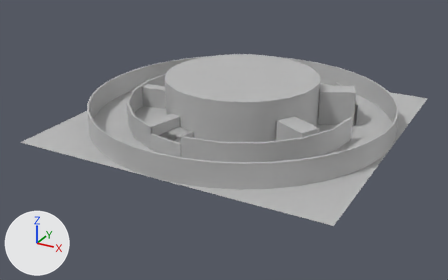
What one commit did to the FBX model Design/Hank/3rdfloor.fbx.
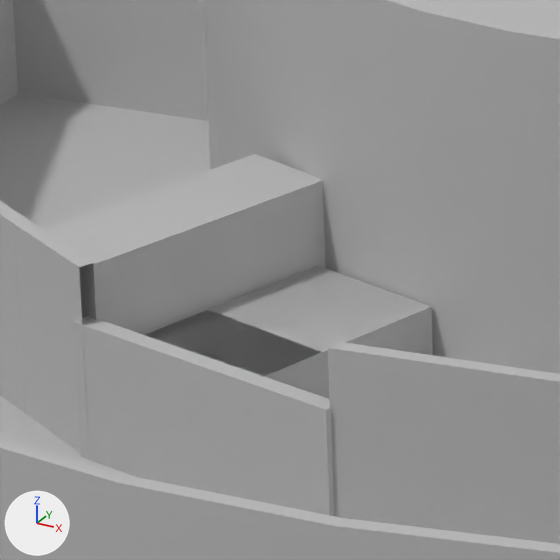
Each version is shown whole from a 50 mm lens placed at (0.702, -1.375, 0.614), pointed at (-0.021, -0.059, -0.044), then close up on the part from 31% to 47% of the width and 34% to 58% of the height. Arrows for +X, +Y and +Z are at lower left; the lights stay in place. Where no turn or scale is listed for an object, it has been applied to the vertices.

The first close-up shows 'pCube14', 'pCube15', 'pCylinder1', 'pPipe1', 'pPipe2', 'pPlane1', 'pasted__pCube12', 'pasted__pCube15', 'pasted__pasted__pCube12'.
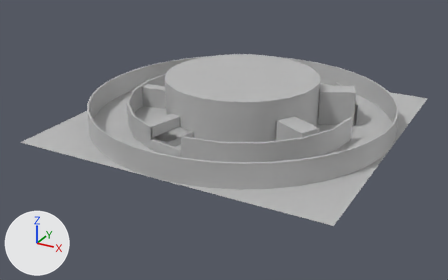
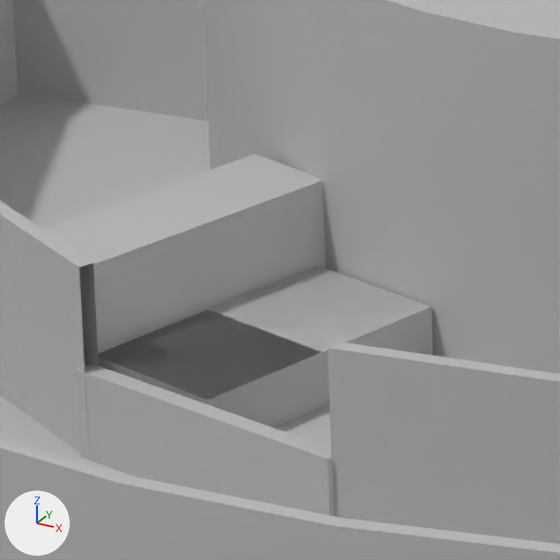
Changed parts and their boxes (x1, y1, x2, y2) in the close-ups (560 x 560 px):
'pCube14', moved, rescaled
    before: (74, 316, 334, 516)
    after: (76, 363, 334, 516)

The change in detail:
Object 'pCube14' (ob_pcube14) moves from (-0.0476, -0.2903, 0.0211) to (-0.0476, -0.2903, 0.0108).
Object 'pCube14' (ob_pcube14) is rescaled from (0.0977, 0.0421, 0.00589) to (0.0977, 0.033, 0.00589).
